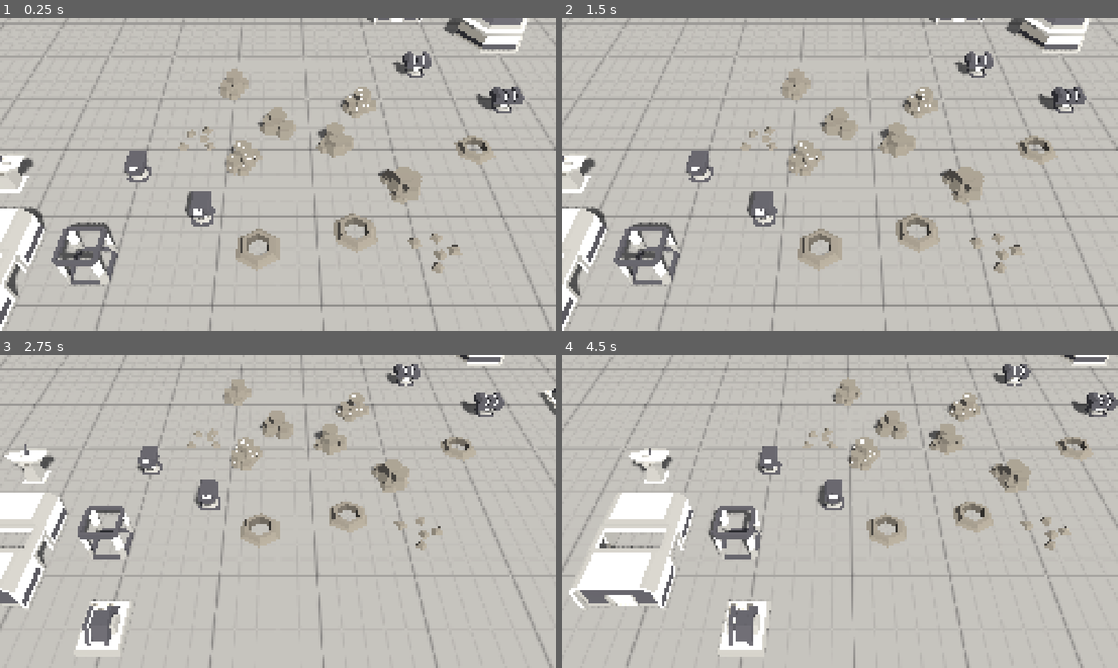
Above: before the commit, frames 1-4 (two rows, left to right).
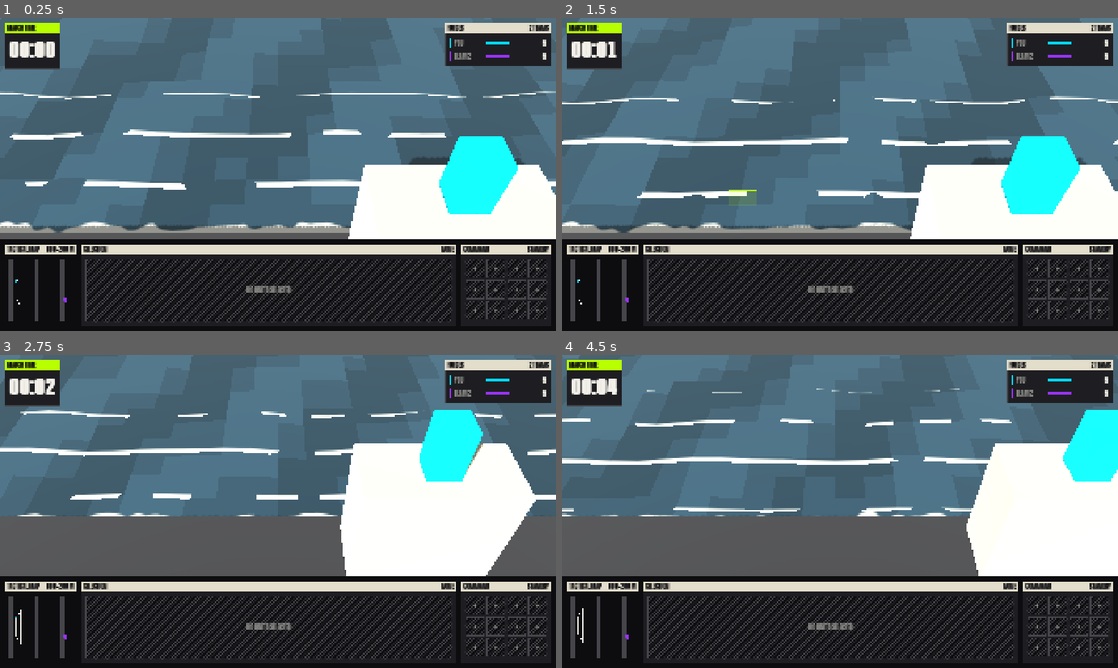
Above: after the commit, the same moments.

Repository: obamusmaximus/duze-jaja
Game: Godot game, scene res://levels/island/green_island.tscn
The game is run twice, just before and just after one commit, with the same random seed, the same clock (stepped at 60 frames per second) and the same inputs. Before the commit the project starts from res://levels/sandbox/space_demo.tscn.
Inputs (mouse positions are in pixels of both pictures, inside the frame that each line leads up to):
- Up to frame 1 (0.25 s): no input
- Up to frame 2 (1.5 s): tap Enter at 0.5 s; move the mouse to (962, 158) at 0.52 s; press the mouse at (962, 158) at 0.53 s; hold Ctrl (control_group_set) 0.53-1.25 s; release the mouse at (962, 158) at 1.25 s; drag from (728, 190) to (812, 237) at 1.27 s
- Up to frame 3 (2.75 s): move the mouse to (333, 442) at 2.02 s; press the mouse at (333, 442) at 2.03 s; hold Ctrl (control_group_set) from 2.03 s (still down); tap Down (camera_pan_back) at 2.1 s
- Up to frame 4 (4.5 s): release Ctrl (control_group_set) at 2.75 s; release the mouse at (895, 442) at 2.75 s; drag from (812, 574) to (673, 464) at 2.77 s; move the mouse to (1006, 558) at 3.52 s; press the mouse at (1006, 558) at 3.53 s; tap Left (camera_pan_left) at 3.6 s; tap Escape (pause) at 4.15 s; release the mouse at (1006, 558) at 4.25 s; click "Resume" (after the commit: "RESUME") at 4.25 s

The runs differ from the first frame. In frame 1, 99% of the frame differs, in the area x 0-100%, y 0-100%; in frame 2, 99%; in frame 3, 99%; in frame 4, 99%.
Error before the commit: Parse Error: Too few arguments for "setup()" call. Expected at least 2 but received 1. (res://levels/sandbox/sandbox.gd:25)

Commit message:
Sandbox and demo levels, pause menu, project settings

Diff:
--- a/levels/sandbox/ground_grid.gdshader
+++ b/levels/sandbox/ground_grid.gdshader
@@ -4,8 +4,8 @@
 shader_type spatial;
 render_mode diffuse_lambert, specular_disabled;
 
-uniform vec3 base_color : source_color = vec3(0.50, 0.50, 0.49);
-uniform vec3 line_color : source_color = vec3(0.30, 0.30, 0.30);
+uniform vec3 base_color : source_color = vec3(0.541, 0.541, 0.525); // concrete grey #8A8A86
+uniform vec3 line_color : source_color = vec3(0.35, 0.35, 0.34);
 uniform float coarse_cell : hint_range(1.0, 50.0) = 10.0;
 uniform float coarse_width : hint_range(0.01, 1.0) = 0.12;
 uniform float fine_cell : hint_range(0.5, 20.0) = 2.0;
--- a/levels/sandbox/sandbox.gd
+++ b/levels/sandbox/sandbox.gd
@@ -1,14 +1,20 @@
+class_name SandboxLevel
 extends Node3D
 ## The sandbox level (the space demo level uses this script too): flat ground with a ramp up to a plateau, a debug
 ## wall (F3) and a few units of two teams, for testing the groundwork. Wires the match (map grid, paths, units, shots, command issuer) and the local player's RTS
 ## view (camera rig, selection, controls, shot view).
 
-## The part of the ground (x, z) the camera's focus point may move over.
-const CAMERA_BOUNDS: Rect2 = Rect2(-95.0, -95.0, 190.0, 190.0)
-## The map grid's area (x, z): the whole ground.
-const MAP_AREA: Rect2 = Rect2(-100.0, -100.0, 200.0, 200.0)
 ## The team the local player commands.
 const PLAYER_TEAM: int = 0
+
+## The part of the ground (x, z) the camera's focus point may move over.
+@export var camera_bounds: Rect2 = Rect2(-95.0, -95.0, 190.0, 190.0)
+## The map grid's area (x, z): the whole ground.
+@export var map_area: Rect2 = Rect2(-100.0, -100.0, 200.0, 200.0)
+## The camera's home yaw (degrees; reset returns to it). 0 looks toward -Z, which suits a level laid out north-south.
+@export_range(-180.0, 180.0, 1.0) var camera_yaw: float = 0.0
+## Looping ambient sound cue for the level (a `SfxCue` id), or none.
+@export var ambient_cue: StringName = &""
 
 @onready var _camera_rig: CameraRig = $CameraRig
 @onready var _map: MapGrid = $MapGrid
@@ -19,17 +25,43 @@
 @onready var _issuer: CommandIssuer = $CommandIssuer
 @onready var _selection: Selection = $Selection
 @onready var _player: RtsPlayer = $RtsPlayer
+@onready var _hud: Hud = $Hud
+## Optional view nodes: levels without them are silent and have no particle effects.
+@onready var _game_sound: GameSound = get_node_or_null("GameSound")
+@onready var _combat_effects: CombatEffects = get_node_or_null("CombatEffects")
+@onready var _terrain: TerrainMap = get_node_or_null("Terrain")
+@onready var _terrain_editor: TerrainEditor = get_node_or_null("TerrainEditor")
 
 
 func _ready() -> void:
-	_camera_rig.setup(CAMERA_BOUNDS)
+	_camera_rig.setup(camera_bounds, camera_yaw)
 	_issuer.setup(_units)
 	_player.setup(PLAYER_TEAM, _selection, _issuer, _camera_rig)
 	_shot_view.setup(_shots)
+	_hud.setup(_selection, PLAYER_TEAM, map_area, _camera_rig)
 	# The ground's collision is only queryable once the physics server has stepped.
 	await get_tree().physics_frame
-	_map.build(MAP_AREA)
+	_map.build(map_area)
 	get_tree().call_group(&"props", "block_in", _map)
 	_paths.setup(_map)
 	_shots.setup(_units)
 	_units.setup(_map, _paths, _shots)
+	if _game_sound:
+		_game_sound.setup(_shots, _units, _issuer, _selection, PLAYER_TEAM)
+	if _combat_effects:
+		_combat_effects.setup(_shots, _units)
+	Sfx.attach_listener(_camera_rig)
+	if ambient_cue != &"":
+		Sfx.start_ambient(ambient_cue)
+		tree_exiting.connect(Sfx.stop_ambient)
+	if _terrain:
+		_terrain.changed_area.connect(_on_terrain_changed)
+		if _terrain_editor:
+			_terrain_editor.setup(_terrain)
+
+
+## The terrain was edited: once physics has the new shapes, the map grid re-reads the ground there.
+func _on_terrain_changed(area: Rect2) -> void:
+	await get_tree().physics_frame
+	await get_tree().physics_frame
+	_map.resample(area)
--- a/levels/sandbox/sandbox.tscn
+++ b/levels/sandbox/sandbox.tscn
@@ -1,10 +1,12 @@
 [gd_scene format=3 uid="uid://wxb2kpncsppg"]
 
+[ext_resource type="PackedScene" path="res://ui/hud/hud.tscn" id="hud_scene"]
 [ext_resource type="PackedScene" path="res://menus/pause_menu.tscn" id="1_pause"]
 [ext_resource type="Script" uid="uid://cle36akoni8nu" path="res://levels/sandbox/sandbox.gd" id="2_level"]
 [ext_resource type="PackedScene" path="res://camera/camera_rig.tscn" id="3_rig"]
 [ext_resource type="Script" uid="uid://kckbklxacva7" path="res://units/unit_registry.gd" id="4_registry"]
 [ext_resource type="PackedScene" path="res://units/unit.tscn" id="5_unit"]
+[ext_resource type="Resource" path="res://tuning/unit_hornet.tres" id="hornet_stats"]
 [ext_resource type="Script" uid="uid://crvkkhds0ykyh" path="res://selection/selection.gd" id="6_selection"]
 [ext_resource type="Script" uid="uid://qqulbhdpr27d" path="res://orders/command_issuer.gd" id="7_issuer"]
 [ext_resource type="Resource" path="res://tuning/order_default.tres" id="8_order_stats"]
@@ -16,13 +18,8 @@
 [ext_resource type="Script" uid="uid://cnoy8hkpsb8hy" path="res://combat/shot_view.gd" id="14_shot_view"]
 [ext_resource type="Script" uid="uid://cb5uxvdxgcv2b" path="res://debug/map_wall/map_wall.gd" id="15_wall"]
 [ext_resource type="Script" uid="uid://d3r5xb72soqev" path="res://debug/map_view/map_grid_view.gd" id="16_grid_view"]
-
-[sub_resource type="Environment" id="Env"]
-background_mode = 1
-background_color = Color(0.45, 0.55, 0.65, 1)
-ambient_light_source = 2
-ambient_light_color = Color(0.6, 0.65, 0.7, 1)
-ambient_light_energy = 0.6
+[ext_resource type="PackedScene" path="res://lighting/world_light.tscn" id="world_light"]
+[ext_resource type="Resource" path="res://tuning/light_day.tres" id="light_stats"]
 
 [sub_resource type="PlaneMesh" id="PlaneMesh_ground"]
 size = Vector2(200, 200)
@@ -63,12 +60,8 @@
 [node name="Sandbox" type="Node3D" unique_id=1228558782]
 script = ExtResource("2_level")
 
-[node name="WorldEnvironment" type="WorldEnvironment" parent="." unique_id=1460613117]
-environment = SubResource("Env")
-
-[node name="Sun" type="DirectionalLight3D" parent="." unique_id=1869524841]
-transform = Transform3D(0.866, -0.354, 0.354, 0, 0.707, 0.707, -0.5, -0.612, 0.612, 0, 20, 0)
-shadow_enabled = true
+[node name="WorldLight" parent="." instance=ExtResource("world_light")]
+stats = ExtResource("light_stats")
 
 [node name="Ground" type="StaticBody3D" parent="." unique_id=69611858]
 
@@ -173,6 +166,15 @@
 transform = Transform3D(1, 0, 0, 0, 1, 0, 0, 0, 1, 13, 0, -9)
 team = 1
 
+[node name="AllyHornet" parent="Units" unique_id=518204771 instance=ExtResource("5_unit")]
+transform = Transform3D(1, 0, 0, 0, 1, 0, 0, 0, 1, -9, 0, 15)
+stats = ExtResource("hornet_stats")
+
+[node name="EnemyHornet" parent="Units" unique_id=518204772 instance=ExtResource("5_unit")]
+transform = Transform3D(1, 0, 0, 0, 1, 0, 0, 0, 1, 13, 0, -12)
+stats = ExtResource("hornet_stats")
+team = 1
+
 [node name="Selection" type="Node" parent="." unique_id=683835224]
 script = ExtResource("6_selection")
 
@@ -182,4 +184,6 @@
 
 [node name="RtsPlayer" parent="." unique_id=1805036158 instance=ExtResource("9_player")]
 
+[node name="Hud" parent="." instance=ExtResource("hud_scene")]
+
 [node name="PauseMenu" parent="." unique_id=933122102 instance=ExtResource("1_pause")]
--- a/levels/sandbox/space_demo.tscn
+++ b/levels/sandbox/space_demo.tscn
@@ -1,6 +1,7 @@
 [gd_scene format=3]
 
 [ext_resource type="PackedScene" path="res://menus/pause_menu.tscn" id="pause"]
+[ext_resource type="PackedScene" path="res://ui/hud/hud.tscn" id="hud"]
 [ext_resource type="Script" path="res://levels/sandbox/sandbox.gd" id="level"]
 [ext_resource type="PackedScene" path="res://camera/camera_rig.tscn" id="rig"]
 [ext_resource type="Script" path="res://units/unit_registry.gd" id="registry"]
@@ -30,16 +31,14 @@
 [ext_resource type="Resource" path="res://tuning/prop_structure.tres" id="prop_structure"]
 [ext_resource type="Resource" path="res://tuning/prop_turret_double.tres" id="prop_turret_double"]
 [ext_resource type="Resource" path="res://tuning/prop_turret_single.tres" id="prop_turret_single"]
+[ext_resource type="Script" path="res://audio/game_sound.gd" id="game_sound"]
+[ext_resource type="Script" path="res://fx/combat_effects.gd" id="combat_fx"]
+[ext_resource type="Resource" path="res://tuning/fx_default.tres" id="fx_stats"]
 [ext_resource type="Resource" path="res://tuning/unit_rover.tres" id="unit_rover"]
 [ext_resource type="Resource" path="res://tuning/unit_skiff.tres" id="unit_skiff"]
 [ext_resource type="Resource" path="res://tuning/unit_trooper.tres" id="unit_trooper"]
-
-[sub_resource type="Environment" id="Env"]
-background_mode = 1
-background_color = Color(0.05, 0.05, 0.06, 1)
-ambient_light_source = 2
-ambient_light_color = Color(0.9, 0.9, 0.92, 1)
-ambient_light_energy = 0.5
+[ext_resource type="PackedScene" path="res://lighting/world_light.tscn" id="world_light"]
+[ext_resource type="Resource" path="res://tuning/light_void.tres" id="light_stats"]
 
 [sub_resource type="PlaneMesh" id="PlaneMesh_ground"]
 size = Vector2(200, 200)
@@ -53,14 +52,8 @@
 [node name="SpaceDemo" type="Node3D"]
 script = ExtResource("level")
 
-[node name="WorldEnvironment" type="WorldEnvironment" parent="."]
-environment = SubResource("Env")
-
-[node name="Sun" type="DirectionalLight3D" parent="."]
-transform = Transform3D(0.866, -0.354, 0.354, 0, 0.707, 0.707, -0.5, -0.612, 0.612, 0, 20, 0)
-light_color = Color(1, 0.98, 0.95, 1)
-light_energy = 1.15
-shadow_enabled = true
+[node name="WorldLight" parent="." instance=ExtResource("world_light")]
+stats = ExtResource("light_stats")
 
 [node name="Ground" type="StaticBody3D" parent="."]
 
@@ -86,6 +79,13 @@
 [node name="Shots" type="Node" parent="."]
 script = ExtResource("shots")
 
+[node name="GameSound" type="Node" parent="."]
+script = ExtResource("game_sound")
+
+[node name="CombatEffects" type="Node3D" parent="."]
+script = ExtResource("combat_fx")
+stats = ExtResource("fx_stats")
+
 [node name="ShotView" type="Node3D" parent="."]
 script = ExtResource("shot_view")
 
@@ -247,4 +247,6 @@
 
 [node name="RtsPlayer" parent="." instance=ExtResource("player")]
 
+[node name="Hud" parent="." instance=ExtResource("hud")]
+
 [node name="PauseMenu" parent="." instance=ExtResource("pause")]
--- a/menus/pause_menu.tscn
+++ b/menus/pause_menu.tscn
@@ -15,7 +15,7 @@
 anchor_bottom = 1.0
 grow_horizontal = 2
 grow_vertical = 2
-color = Color(0, 0, 0, 0.55)
+color = Color(0.051, 0.051, 0.063, 0.7)
 
 [node name="Center" type="CenterContainer" parent="."]
 unique_name_in_owner = true
@@ -33,39 +33,39 @@
 [node name="Margin" type="MarginContainer" parent="Center/MainPanel"]
 layout_mode = 2
 theme_override_constants/margin_left = 24
-theme_override_constants/margin_top = 20
+theme_override_constants/margin_top = 24
 theme_override_constants/margin_right = 24
 theme_override_constants/margin_bottom = 24
 
 [node name="Column" type="VBoxContainer" parent="Center/MainPanel/Margin"]
 layout_mode = 2
-theme_override_constants/separation = 12
+theme_override_constants/separation = 16
 
 [node name="Title" type="Label" parent="Center/MainPanel/Margin/Column"]
 layout_mode = 2
-theme_override_font_sizes/font_size = 28
-text = "Paused"
+theme_type_variation = &"LabelHeading"
+text = "PAUSED"
 horizontal_alignment = 1
 
 [node name="ResumeButton" type="Button" parent="Center/MainPanel/Margin/Column"]
 unique_name_in_owner = true
 layout_mode = 2
-text = "Resume"
+text = "RESUME"
 
 [node name="OptionsButton" type="Button" parent="Center/MainPanel/Margin/Column"]
 unique_name_in_owner = true
 layout_mode = 2
-text = "Options"
+text = "OPTIONS"
 
 [node name="TuningButton" type="Button" parent="Center/MainPanel/Margin/Column"]
 unique_name_in_owner = true
 layout_mode = 2
-text = "Tuning (debug)"
+text = "TUNING (DEBUG)"
 
 [node name="QuitButton" type="Button" parent="Center/MainPanel/Margin/Column"]
 unique_name_in_owner = true
 layout_mode = 2
-text = "Quit"
+text = "QUIT"
 
 [node name="TuningPanel" parent="Center" instance=ExtResource("2_tuning")]
 unique_name_in_owner = true
@@ -74,33 +74,33 @@
 [node name="OptionsPanel" type="PanelContainer" parent="Center"]
 unique_name_in_owner = true
 visible = false
-custom_minimum_size = Vector2(420, 0)
+custom_minimum_size = Vector2(416, 0)
 layout_mode = 2
 
 [node name="Margin" type="MarginContainer" parent="Center/OptionsPanel"]
 layout_mode = 2
 theme_override_constants/margin_left = 24
-theme_override_constants/margin_top = 20
+theme_override_constants/margin_top = 24
 theme_override_constants/margin_right = 24
 theme_override_constants/margin_bottom = 24
 
 [node name="Column" type="VBoxContainer" parent="Center/OptionsPanel/Margin"]
 layout_mode = 2
-theme_override_constants/separation = 12
+theme_override_constants/separation = 16
 
 [node name="Title" type="Label" parent="Center/OptionsPanel/Margin/Column"]
 layout_mode = 2
-theme_override_font_sizes/font_size = 28
-text = "Options"
+theme_type_variation = &"LabelHeading"
+text = "OPTIONS"
 horizontal_alignment = 1
 
 [node name="VolumeRow" type="HBoxContainer" parent="Center/OptionsPanel/Margin/Column"]
 layout_mode = 2
 
 [node name="Label" type="Label" parent="Center/OptionsPanel/Margin/Column/VolumeRow"]
-custom_minimum_size = Vector2(130, 0)
+custom_minimum_size = Vector2(128, 0)
 layout_mode = 2
-text = "Volume"
+text = "VOLUME"
 
 [node name="VolumeSlider" type="HSlider" parent="Center/OptionsPanel/Margin/Column/VolumeRow"]
 unique_name_in_owner = true
@@ -114,9 +114,9 @@
 [node name="FullscreenCheck" type="CheckButton" parent="Center/OptionsPanel/Margin/Column"]
 unique_name_in_owner = true
 layout_mode = 2
-text = "Fullscreen"
+text = "FULLSCREEN"
 
 [node name="BackButton" type="Button" parent="Center/OptionsPanel/Margin/Column"]
 unique_name_in_owner = true
 layout_mode = 2
-text = "Back"
+text = "BACK"
--- a/project.godot
+++ b/project.godot
@@ -11,7 +11,7 @@
 [application]
 
 config/name="rts_one"
-run/main_scene="res://levels/sandbox/space_demo.tscn"
+run/main_scene="res://levels/island/green_island.tscn"
 config/features=PackedStringArray("4.7", "GL Compatibility")
 config/icon="res://icon.svg"
 
@@ -19,15 +19,20 @@
 
 PlaytestLog="*res://debug/playtest_log/playtest_log.gd"
 DebugTimeScale="*res://debug/time_scale/time_scale_control.gd"
+Sfx="*res://audio/sfx.gd"
 
 [display]
 
-window/size/viewport_width=2560
-window/size/viewport_height=1440
+window/size/viewport_width=1920
+window/size/viewport_height=1080
 window/size/initial_position_type=4
 window/stretch/mode="canvas_items"
 window/stretch/aspect="expand"
 
+[gui]
+
+theme/custom="res://ui/theme/game_theme.tres"
+
 [input]
 
 pause={
@@ -196,6 +201,11 @@
 "events": [Object(InputEventKey,"resource_local_to_scene":false,"resource_name":"","device":-1,"window_id":0,"alt_press …(195 unchanged characters)…
 ]
 }
+debug_terrain_editor={
+"deadzone": 0.5,
+"events": [Object(InputEventKey,"resource_local_to_scene":false,"resource_name":"","device":-1,"window_id":0,"alt_pressed":false,"shift_pressed":false,"ctrl_pressed":false,"meta_pressed":false,"pressed":false,"keycode":0,"physical_keycode":4194333,"key_label":0,"unicode":0,"location":0,"echo":false,"script":null)
+]
+}
 debug_toggle_wall={
 "deadzone": 0.5,
 "events": [Object(InputEventKey,"resource_local_to_scene":false,"resource_name":"","device":-1,"window_id":0,"alt_press …(195 unchanged characters)…
@@ -204,6 +214,11 @@
 debug_show_map_grid={
 "deadzone": 0.5,
 "events": [Object(InputEventKey,"resource_local_to_scene":false,"resource_name":"","device":-1,"window_id":0,"alt_press …(195 unchanged characters)…
+]
+}
+order_click={
+"deadzone": 0.5,
+"events": [Object(InputEventMouseButton,"resource_local_to_scene":false,"resource_name":"","device":-1,"window_id":0,"alt_pressed":false,"shift_pressed":false,"ctrl_pressed":false,"meta_pressed":false,"button_mask":0,"position":Vector2(0, 0),"global_position":Vector2(0, 0),"factor":1.0,"button_index":2,"canceled":false,"pressed":false,"double_click":false,"script":null)
 ]
 }
 
